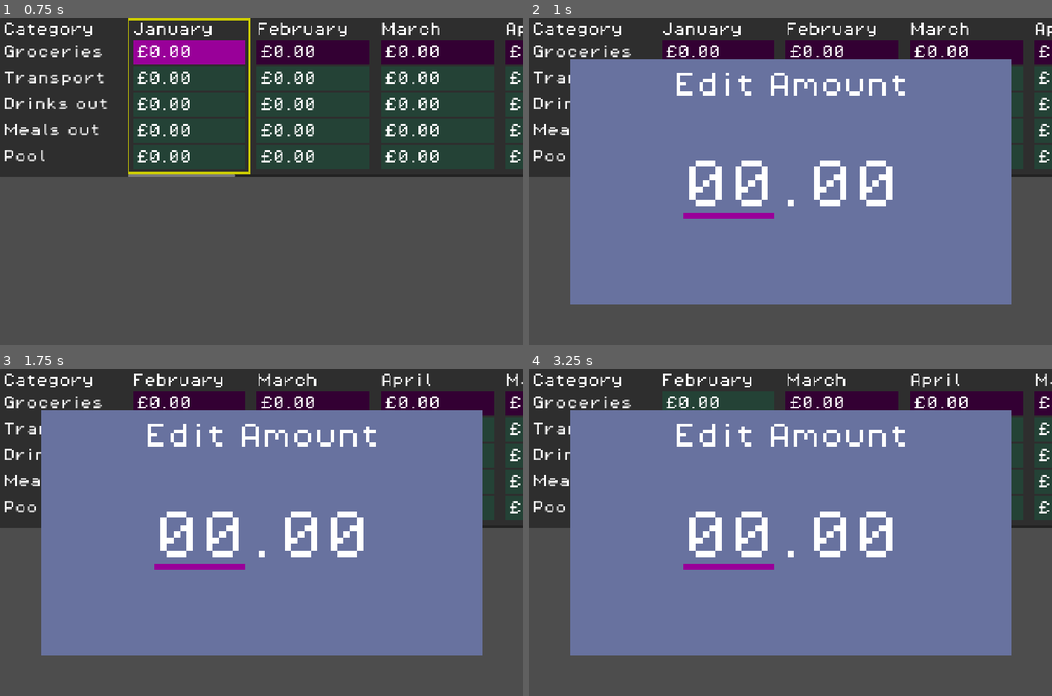
Above: before the commit, frames 1-4 (two rows, left to right).
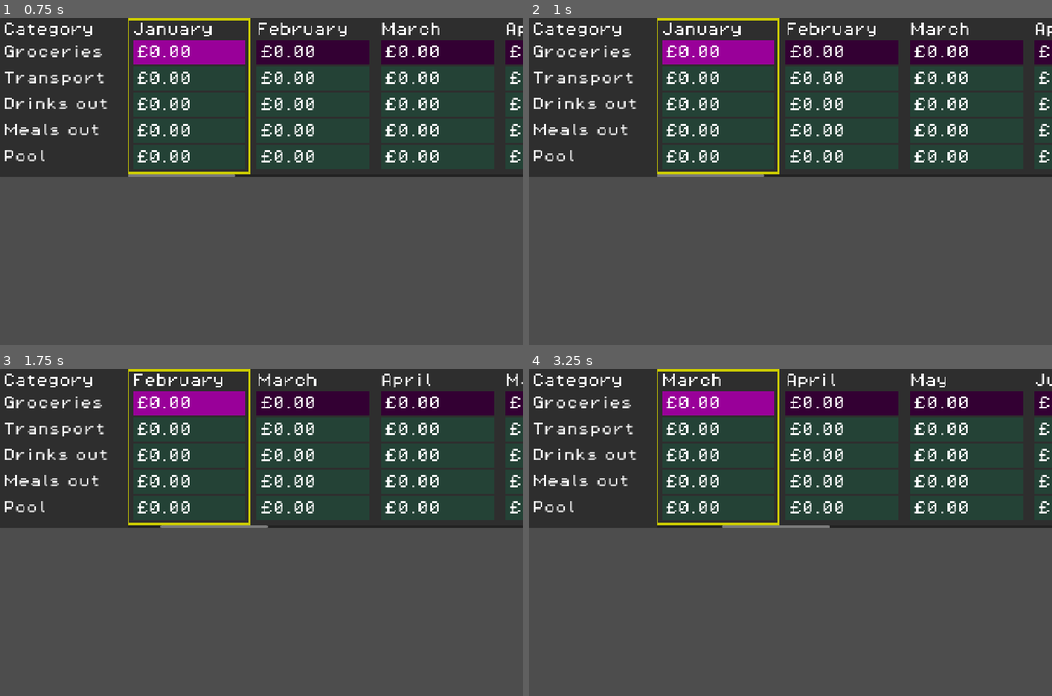
Above: after the commit, the same moments.

Repository: phrasmotica/budget-visualiser
Game: Godot game, scene res://scenes/ui/spreadsheet_ui/spreadsheet_ui.tscn
The game is run twice, just before and just after one commit, with the same random seed, the same clock (stepped at 60 frames per second) and the same inputs. This scene is started directly instead of the project's main scene.
Inputs:
- Up to frame 1 (0.75 s): tap Enter (ui_accept) at 0.5, 0.6 s; hold Right (ui_right) from 0.53 s (still down)
- Up to frame 2 (1 s): keep holding Right (ui_right); tap Enter (ui_accept) at 0.77 s
- Up to frame 3 (1.75 s): tap Enter (ui_accept) at 1.07, 1.52, 1.55 s; release Right (ui_right) at 1.28 s; hold Down (ui_down) from 1.28 s (still down); tap Shift (bulk_modifier) at 1.35 s
- Up to frame 4 (3.25 s): tap Enter (ui_accept) at 1.82, 2.1, 2.75, 3.02, 3.05 s; release Down (ui_down) at 2.03 s; hold Right (ui_right) 2.03-2.78 s; hold Up (ui_up) from 2.78 s (still down); tap Shift (bulk_modifier) at 2.85 s

Frame 1 is identical in both runs. In frame 2, 65% of the frame differs, in the area x 7-93%, y 0-88%; in frame 3, 65%; in frame 4, 65%, in the area x 7-100%, y 0-88%.

Commit message:
Start creating month and category resources. Press the Esc key in the spreadsheet UI to add a test transaction to the budget

Diff:
--- /dev/null
+++ b/resources/data/budget_category_drinksout.tres
@@ -0,0 +1,9 @@
+[gd_resource type="Resource" script_class="BudgetCategory" load_steps=2 format=3 uid="uid://ntgiryw8yhiq"]
+
+[ext_resource type="Script" uid="uid://pmgx6lpiycua" path="res://scripts/data/budget_category.gd" id="1_2ixj1"]
+
+[resource]
+script = ExtResource("1_2ixj1")
+order = 2
+name = "Drinks out"
+metadata/_custom_type_script = "uid://pmgx6lpiycua"
--- /dev/null
+++ b/resources/data/budget_category_groceries.tres
@@ -0,0 +1,9 @@
+[gd_resource type="Resource" script_class="BudgetCategory" load_steps=2 format=3 uid="uid://mydbxfrjyixf"]
+
+[ext_resource type="Script" uid="uid://pmgx6lpiycua" path="res://scripts/data/budget_category.gd" id="1_6316y"]
+
+[resource]
+script = ExtResource("1_6316y")
+order = 0
+name = "Groceries"
+metadata/_custom_type_script = "uid://pmgx6lpiycua"
--- /dev/null
+++ b/resources/data/budget_category_mealsout.tres
@@ -0,0 +1,9 @@
+[gd_resource type="Resource" script_class="BudgetCategory" load_steps=2 format=3 uid="uid://b7du18hkdt45"]
+
+[ext_resource type="Script" uid="uid://pmgx6lpiycua" path="res://scripts/data/budget_category.gd" id="1_laf4y"]
+
+[resource]
+script = ExtResource("1_laf4y")
+order = 3
+name = "Meals out"
+metadata/_custom_type_script = "uid://pmgx6lpiycua"
--- /dev/null
+++ b/resources/data/budget_category_pool.tres
@@ -0,0 +1,9 @@
+[gd_resource type="Resource" script_class="BudgetCategory" load_steps=2 format=3 uid="uid://tx800w7ep5ms"]
+
+[ext_resource type="Script" uid="uid://pmgx6lpiycua" path="res://scripts/data/budget_category.gd" id="1_wlvcg"]
+
+[resource]
+script = ExtResource("1_wlvcg")
+order = 4
+name = "Pool"
+metadata/_custom_type_script = "uid://pmgx6lpiycua"
--- /dev/null
+++ b/resources/data/budget_category_transport.tres
@@ -0,0 +1,9 @@
+[gd_resource type="Resource" script_class="BudgetCategory" load_steps=2 format=3 uid="uid://dphmgn3glf5f3"]
+
+[ext_resource type="Script" uid="uid://pmgx6lpiycua" path="res://scripts/data/budget_category.gd" id="1_b6lai"]
+
+[resource]
+script = ExtResource("1_b6lai")
+order = 1
+name = "Transport"
+metadata/_custom_type_script = "uid://pmgx6lpiycua"
--- /dev/null
+++ b/resources/data/budget_month_apr.tres
@@ -0,0 +1,9 @@
+[gd_resource type="Resource" script_class="BudgetMonth" load_steps=2 format=3 uid="uid://c5h1qd3k6hox6"]
+
+[ext_resource type="Script" uid="uid://dm00e0p8wnpul" path="res://scripts/data/budget_month.gd" id="1_cxucv"]
+
+[resource]
+script = ExtResource("1_cxucv")
+order = 3
+name = "April"
+metadata/_custom_type_script = "uid://dm00e0p8wnpul"
--- /dev/null
+++ b/resources/data/budget_month_feb.tres
@@ -0,0 +1,9 @@
+[gd_resource type="Resource" script_class="BudgetMonth" load_steps=2 format=3 uid="uid://qvr7cuttu404"]
+
+[ext_resource type="Script" uid="uid://dm00e0p8wnpul" path="res://scripts/data/budget_month.gd" id="1_by3jy"]
+
+[resource]
+script = ExtResource("1_by3jy")
+order = 1
+name = "February"
+metadata/_custom_type_script = "uid://dm00e0p8wnpul"
--- /dev/null
+++ b/resources/data/budget_month_jan.tres
@@ -0,0 +1,9 @@
+[gd_resource type="Resource" script_class="BudgetMonth" load_steps=2 format=3 uid="uid://b731gbrkusqtw"]
+
+[ext_resource type="Script" uid="uid://dm00e0p8wnpul" path="res://scripts/data/budget_month.gd" id="1_djejw"]
+
+[resource]
+script = ExtResource("1_djejw")
+order = 0
+name = "January"
+metadata/_custom_type_script = "uid://dm00e0p8wnpul"
--- /dev/null
+++ b/resources/data/budget_month_mar.tres
@@ -0,0 +1,9 @@
+[gd_resource type="Resource" script_class="BudgetMonth" load_steps=2 format=3 uid="uid://v5v24koklu5j"]
+
+[ext_resource type="Script" uid="uid://dm00e0p8wnpul" path="res://scripts/data/budget_month.gd" id="1_ar6b4"]
+
+[resource]
+script = ExtResource("1_ar6b4")
+order = 1
+name = "February"
+metadata/_custom_type_script = "uid://dm00e0p8wnpul"
--- a/scenes/autoloads/budget_provider.gd
+++ b/scenes/autoloads/budget_provider.gd
@@ -1,7 +1,23 @@
 extends Node
+
+const BUDGET_CATEGORIES: Array[BudgetCategory] = [
+	preload("res://resources/data/budget_category_groceries.tres"),
+	preload("res://resources/data/budget_category_transport.tres"),
+	preload("res://resources/data/budget_category_drinksout.tres"),
+	preload("res://resources/data/budget_category_mealsout.tres"),
+	preload("res://resources/data/budget_category_pool.tres"),
+]
+
+const BUDGET_MONTHS: Array[BudgetMonth] = [
+	preload("res://resources/data/budget_month_jan.tres"),
+	preload("res://resources/data/budget_month_feb.tres"),
+	preload("res://resources/data/budget_month_mar.tres"),
+	preload("res://resources/data/budget_month_apr.tres"),
+]
 
 var _data: BudgetData = null
 
+signal budget_changed(data: BudgetData)
 signal transaction_added(transaction: BudgetTransaction)
 
 func set_budget_data(data: BudgetData) -> void:
@@ -14,3 +30,10 @@
 ) -> void:
 	var new_transaction = _data.add_transaction(category, month, amount)
 	transaction_added.emit(new_transaction)
+
+	budget_changed.emit(_data)
+
+func add_transaction_debug(
+	amount: float,
+) -> void:
+	add_transaction(BUDGET_CATEGORIES.pick_random(), BUDGET_MONTHS[0], amount)
--- a/scenes/ui/spreadsheet_ui/states/spreadsheet_ui_state_idle.gd
+++ b/scenes/ui/spreadsheet_ui/states/spreadsheet_ui_state_idle.gd
@@ -10,14 +10,37 @@
 
 	SignalHelper.once_next_frame(_inject_entered_amount)
 
+	BudgetProvider.set_budget_data(BudgetData.new())
+
+	SignalHelper.persist(
+		BudgetProvider.transaction_added,
+		_on_transaction_added
+	)
+
 func _process(_delta: float) -> void:
-	if Input.is_action_just_released("ui_accept"):
-		_show_modal()
+	if Input.is_action_just_released("ui_cancel"):
+		_add_transaction()
+
+	# if Input.is_action_just_released("ui_accept"):
+	# 	_show_modal()
 
 func _inject_entered_amount() -> void:
 	var entered_amount := _state_data.get_entered_amount()
 	_year_grid.inject_amount(entered_amount)
 
+func _on_transaction_added(transaction: BudgetTransaction) -> void:
+	print("New transaction: %s %s, £%.2f" % [
+		transaction.month.name,
+		transaction.category.name,
+		transaction.amount,
+	])
+
+func _add_transaction() -> void:
+	# [1.0, 5.0]
+	var amount := 4.0 * randf() + 1.0
+
+	BudgetProvider.add_transaction_debug(amount)
+
 func _show_modal() -> void:
 	_amount_entry_modal.enable(0.0)
 
